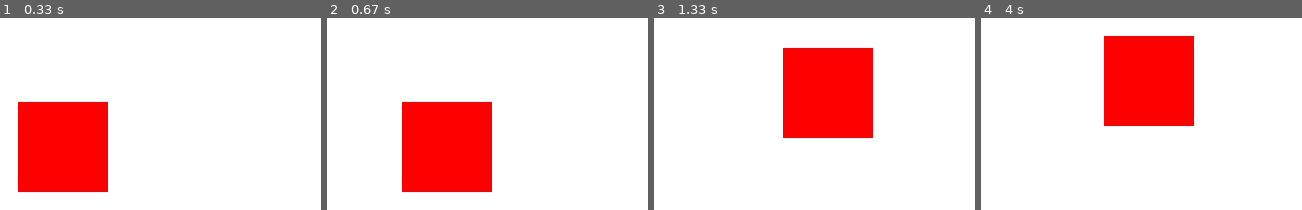
Above: before the commit, frames 1-4 (left to right).
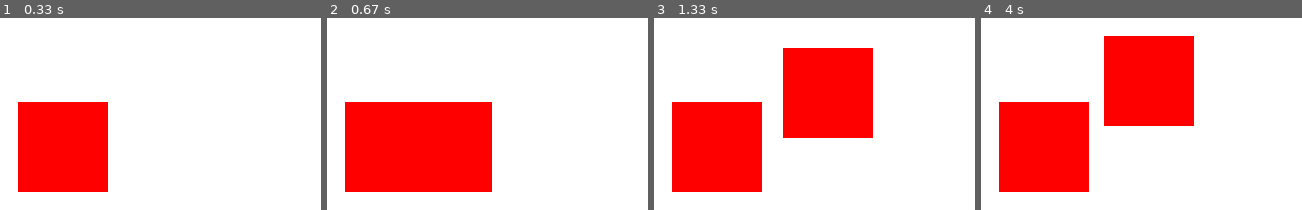
Above: after the commit, the same moments.

Repository: fischereuofg/PyGameP1
Game: pygame game, started from main.py
Same seed, same stepped clock (60 frames per second), same inputs: the game is played once before the commit and once after it.
Inputs:
- Up to frame 1 (0.33 s): no input
- Up to frame 2 (0.67 s): hold D from 0.33 s (still down)
- Up to frame 3 (1.33 s): release D at 0.8 s; hold W 0.83-1.13 s; hold D from 1.17 s (still down)
- Up to frame 4 (4 s): release D at 1.63 s; hold A 1.67-2.2 s; hold S 2.23-2.53 s; hold A 2.57-2.97 s; hold W 3-3.37 s; hold D from 3.4 s (still down)

Frame 1 is identical in both runs. In frame 2, 8.3% of the frame differs, in the area x 5-24%, y 43-91%; in frame 3, 13%, in the area x 5-34%, y 43-91%; in frame 4, 13%.

Commit message:
Added wall entity

Diff:
--- a/main.py
+++ b/main.py
@@ -11,7 +11,7 @@
 clock = pygame.time.Clock()
 
 player = pygame.Rect((300,250,30,30))
-wall = pygame.Rect((300000000000000000,250,30,30))
+wall = pygame.Rect((300,250,30,30))
 mapFile = open(r"map.txt","r")
 
 mapX=int(mapFile.readline())
--- /dev/null
+++ b/scripts/entities.py
@@ -0,0 +1,7 @@
+import pygame
+
+class walls:
+    def __init__(self, pos, wType, collision):
+        self.pos = tuple(pos)
+        self.type = wType
+        self.collision = collision
